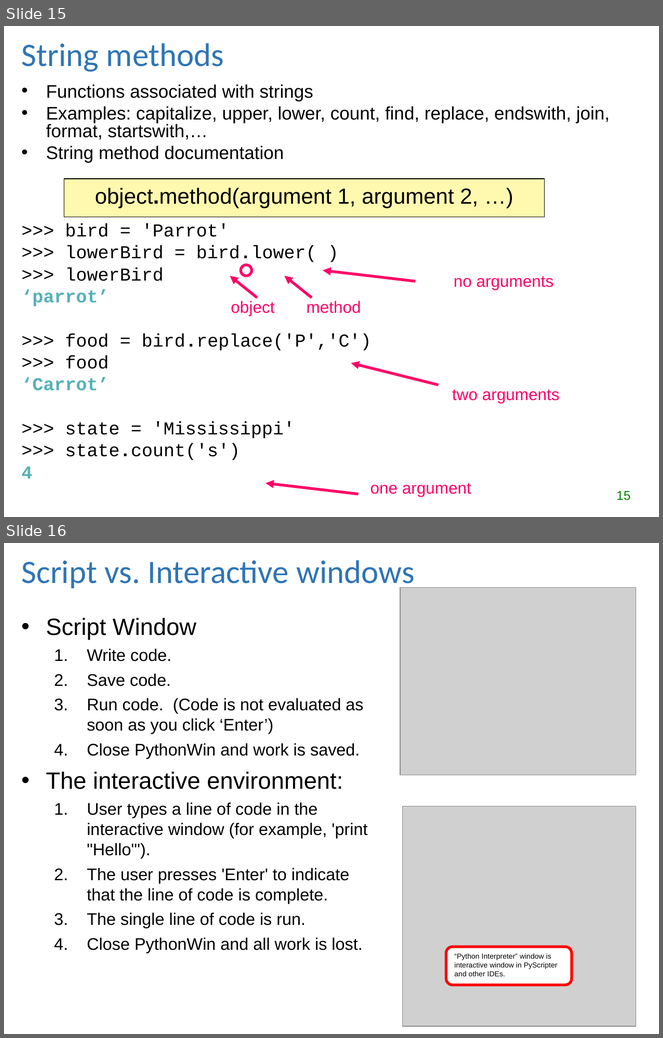
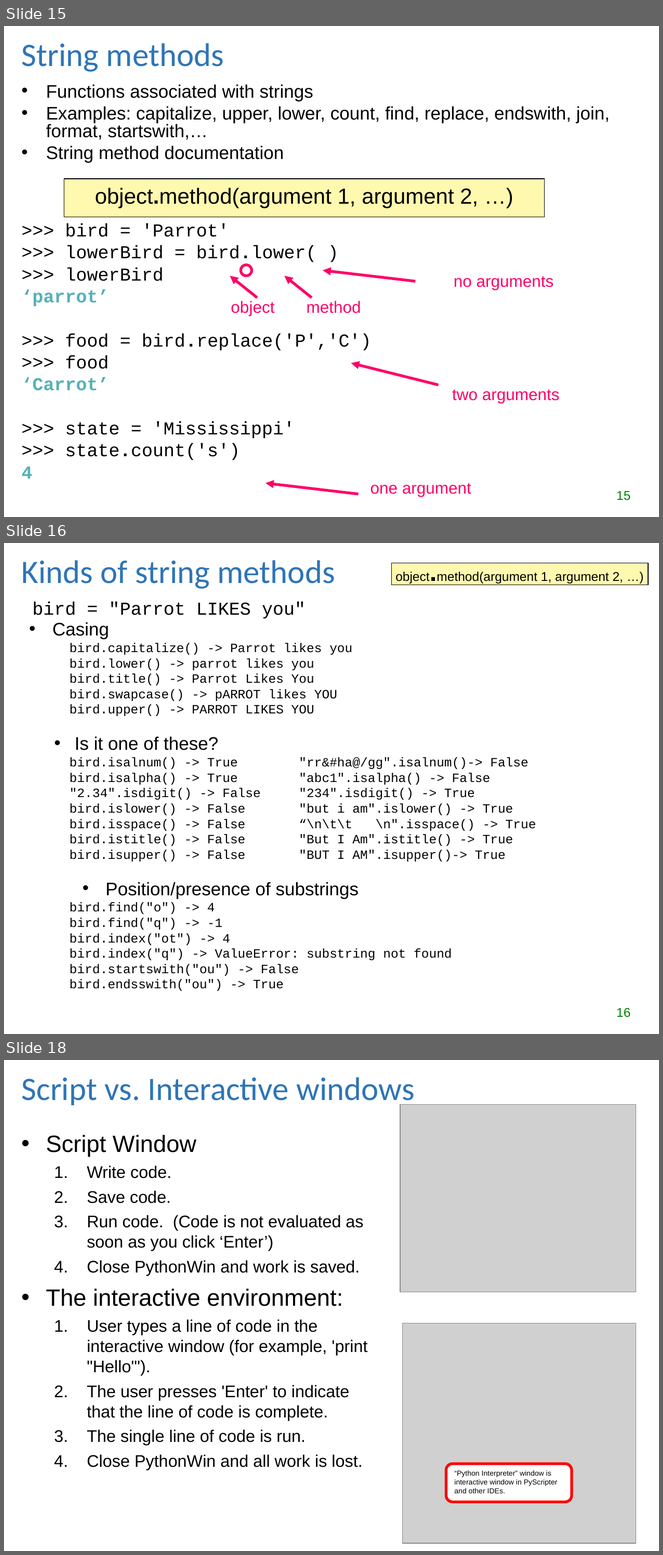
Before and after one commit to lgtateos/gis540, a slide deck: slides/numbers_and_strings.ppt. Shown one above the other, each under a label of ours: slides 15 and 16 before the commit, slides 15, 16 and 18 after it; the slides between them are not shown. The pictures are 663x1038 and 663x1555 pixels, drawn with LibreOffice and Linux fonts; fonts in the diff are those of the drawing; grey boxes stand for pictures. Boxes give left, top, right and bottom in pixels: in the first picture for what was removed or moved away, otherwise in the second. Text is boxed around its words. In the diff, an @@ line names an element or a change of style, - is before the commit and + after.

Commit message:
Additional str methods moved to n0_and_str slides
Also, corrected typo: unary -> unicode.

```diff
--- a/slides/numbers_and_strings.ppt
+++ b/slides/numbers_and_strings.ppt
@@ slide 16 added at bbox=[4, 543, 659, 1034], background #FFFFFF @@
@@ title added at bbox=[22, 560, 335, 589], 36 pt, text #2E75B6 @@
+Kinds of string methods
@@ rectangle added at bbox=[392, 563, 649, 585], fill #FFF9AF, outline #000000 0.74 pt, 14 pt, text #000000 @@
+object.method(argument 1, argument 2, …)
@@ text added at bbox=[33, 602, 536, 991], 14 pt, text #000000 @@
+bird = "Parrot LIKES you"
+• Casing
+  bird.capitalize() -> Parrot likes you
+  bird.lower() -> parrot likes you
+  bird.title() -> Parrot Likes You
+  bird.swapcase() -> pARROT likes YOU
+  bird.upper() -> PARROT LIKES YOU
+  • Is it one of these?
+  bird.isalnum() -> True "rr&#ha@/gg".isalnum()-> False
+  bird.isalpha() -> True "abc1".isalpha() -> False
+  "2.34".isdigit() -> False "234".isdigit() -> True
+  bird.islower() -> False "but i am".islower() -> True
+  bird.isspace() -> False “\n\t\t \n".isspace() -> True
+  bird.istitle() -> False "But I Am".istitle() -> True
+  bird.isupper() -> False "BUT I AM".isupper()-> True
+• Position/presence of substrings
+  bird.find("o") -> 4
+  bird.find("q") -> -1
+  bird.index("ot") -> 4
+  bird.index("q") -> ValueError: substring not found
+  bird.startswith("ou") -> False
+  bird.endsswith("ou") -> True
@@ page number added at bbox=[617, 1008, 631, 1018], 14 pt, text #008000 @@
+16
@@ what was slide 16 is now slide 18 @@
```
Also in this commit, not shown: 2 slides changed, 1 other slide added, 1 other file.
